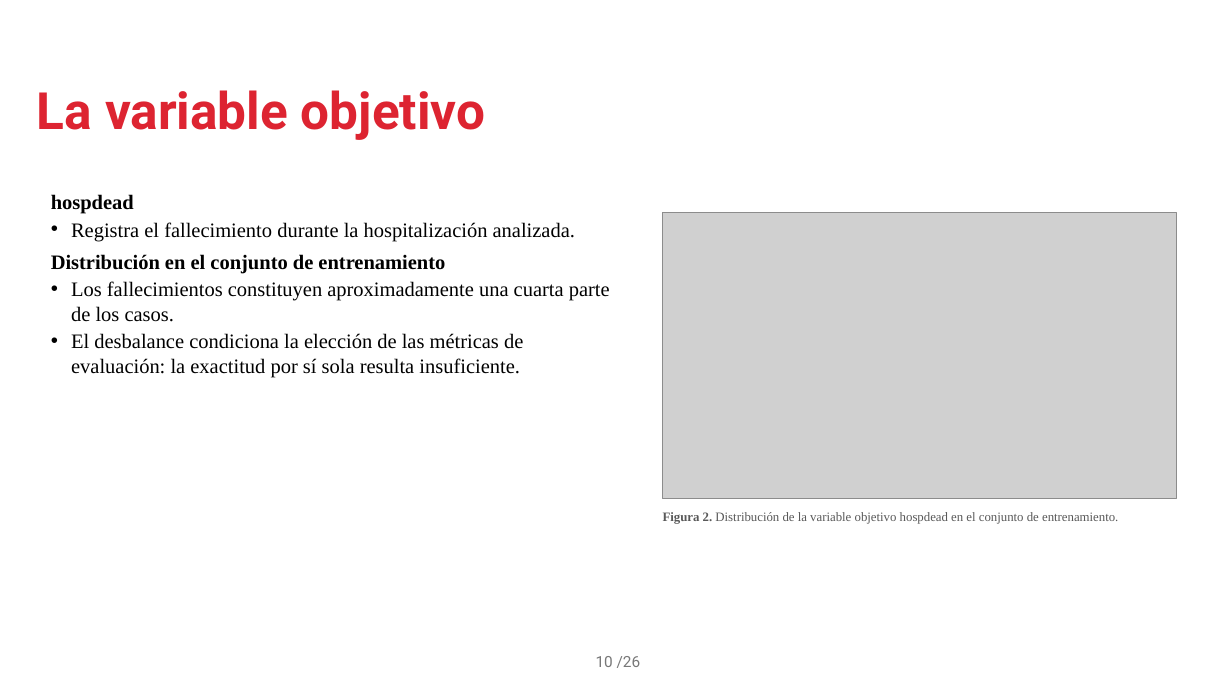
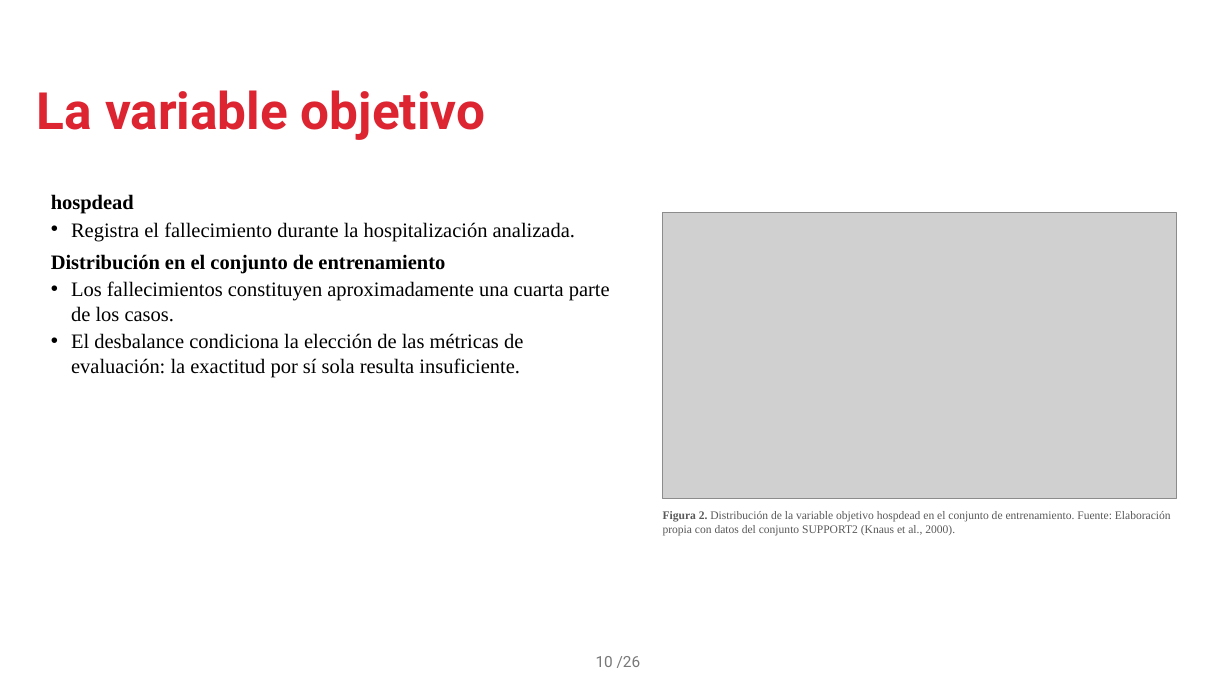
Before and after one commit to JozMdz/Realidad_Virtual, a slide deck: slide 10 of presentacion/proyecto_integrador.pptx. Drawn at 1232x693 pixels with LibreOffice and Linux fonts; fonts in the diff are those of the drawing; grey boxes stand for pictures; background and template pictures are left out. Boxes give left, top, right and bottom in pixels: in the first picture for what was removed or moved away, otherwise in the second. Text is boxed around its words. In the diff, an @@ line names an element or a change of style, - is before the commit and + after.

```diff
--- a/presentacion/proyecto_integrador.pptx
+++ b/presentacion/proyecto_integrador.pptx
@@ text at [663, 511, 1171, 536]: text changed; size 10 to 9 pt @@
-Figura 2. Distribución de la variable objetivo hospdead en el conjunto de entrenamiento.
+Figura 2. Distribución de la variable objetivo hospdead en el conjunto de entrenamiento. Fuente: Elaboración propia con datos del conjunto SUPPORT2 (Knaus et al., 2000).
```
Also in this commit, not shown: 12 other slides changed, 2 other files.
